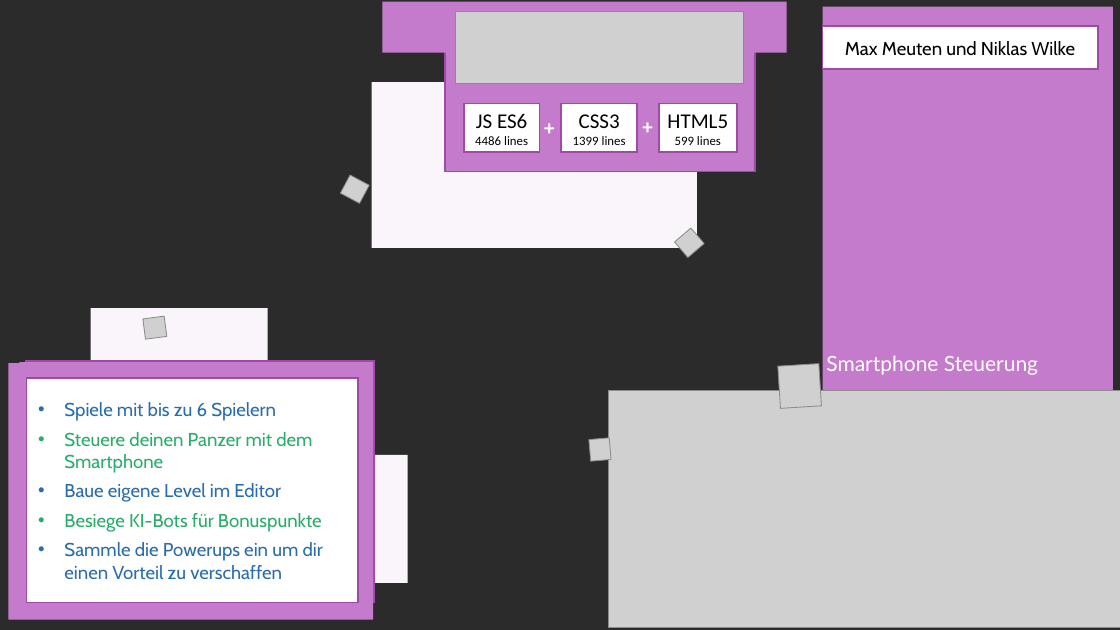
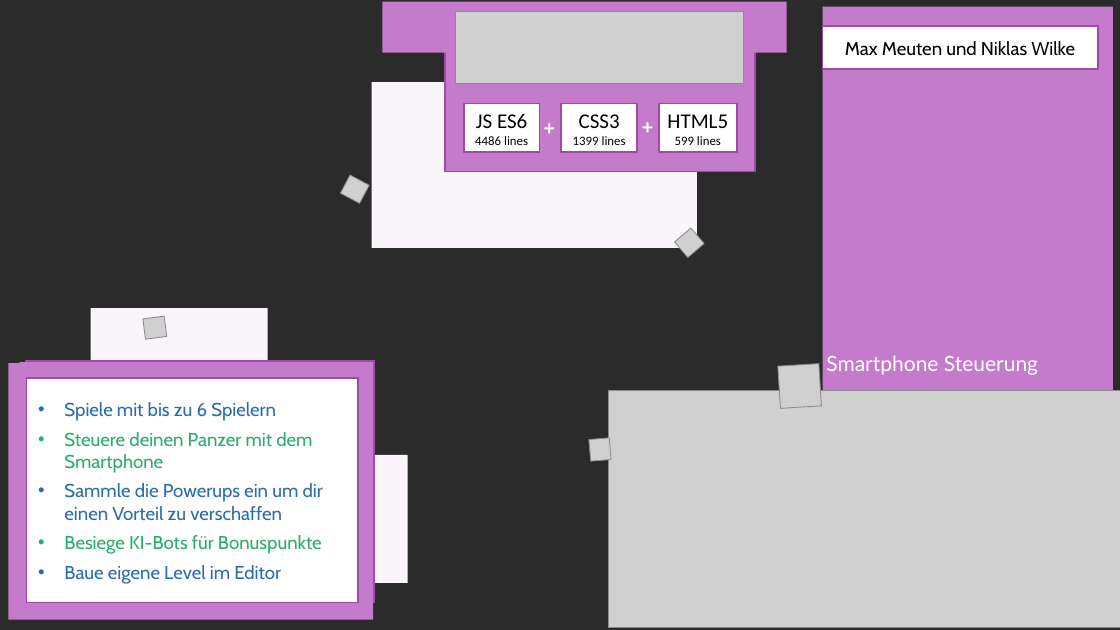
Before and after one commit to NiklasWilke/WIP_PanzerParty, a slide deck: slide 3 of media/Panzer Party.pptx. Drawn at 1120x630 pixels with LibreOffice and Linux fonts; fonts in the diff are those of the drawing; grey boxes stand for pictures; background and template pictures are left out; a plain dark background stands for a picture behind light text. Boxes give left, top, right and bottom in pixels: in the first picture for what was removed or moved away, otherwise in the second. Text is boxed around its words. In the diff, an @@ line names an element or a change of style, - is before the commit and + after.

```diff
--- a/media/Panzer Party.pptx
+++ b/media/Panzer Party.pptx
@@ text in rounded rectangle at (64,483,323,554): paragraphs added @@
+• Sammle die Powerups ein um dir einen Vorteil zu verschaffen
+• Besiege KI-Bots für Bonuspunkte
@@ text in rounded rectangle at (64,513,323,579): paragraphs removed @@
-• Besiege KI-Bots für Bonuspunkte
-• Sammle die Powerups ein um dir einen Vorteil zu verschaffen
```
Also in this commit, not shown: 2 slides added, 6 other files.
